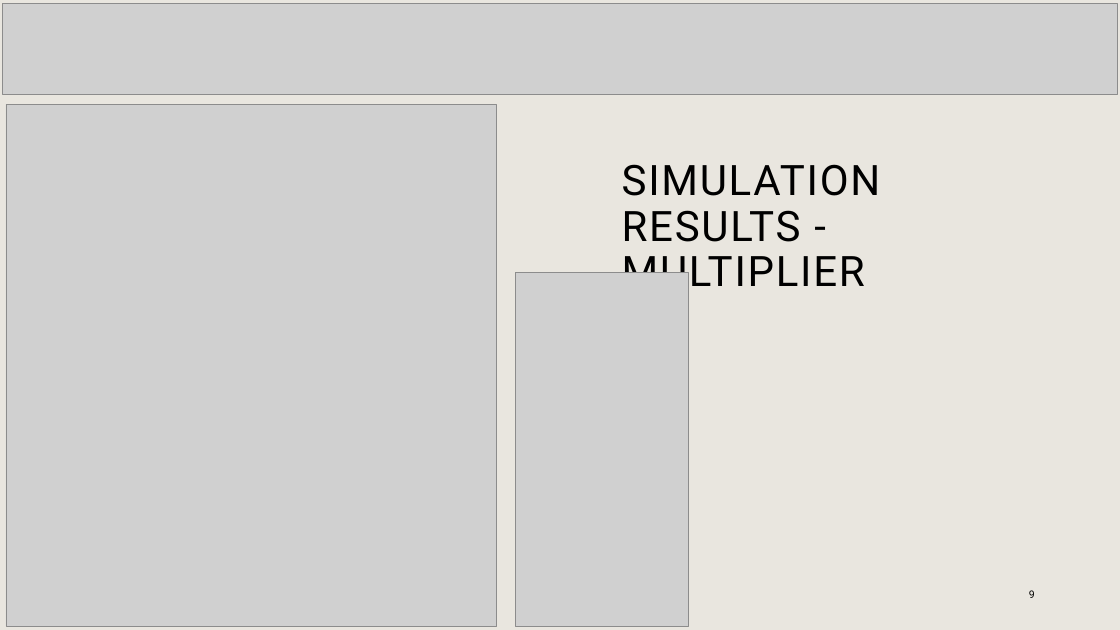
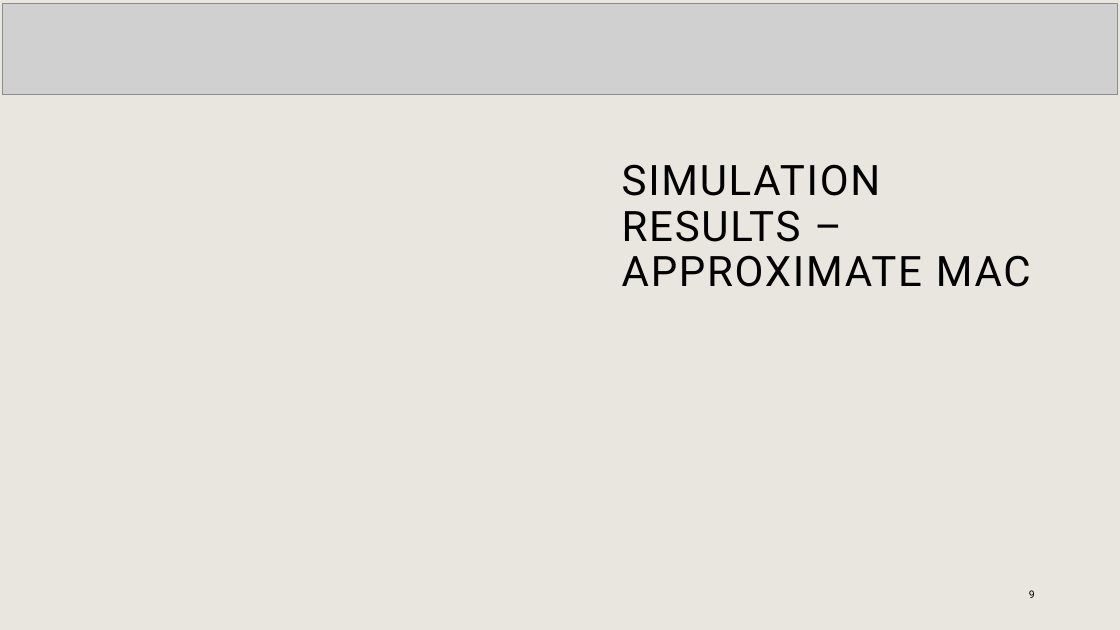
Before and after one commit to AmaanMujawar/EEE381_IIP-Hardware-Accelerator-for-RISCV-Processor, a slide deck: slide 9 of Documents/Symposium/Symposium.pptx. Drawn at 1120x630 pixels with LibreOffice and Linux fonts; fonts in the diff are those of the drawing; grey boxes stand for pictures; background and template pictures are left out. Boxes give left, top, right and bottom in pixels: in the first picture for what was removed or moved away, otherwise in the second. Text is boxed around its words. In the diff, an @@ line names an element or a change of style, - is before the commit and + after.

```diff
--- a/Documents/Symposium/Symposium.pptx
+++ b/Documents/Symposium/Symposium.pptx
@@ picture removed at (x1=6, y1=104, x2=497, y2=626) @@
@@ title at (x1=622, y1=164, x2=1031, y2=287): text changed @@
-SIMULATION RESULTS - MULTIPLIER
+SIMULATION RESULTS – APPROXIMATE MAC
@@ picture removed at (x1=516, y1=272, x2=688, y2=626) @@
```
Also in this commit, not shown: 1 other slide changed.
